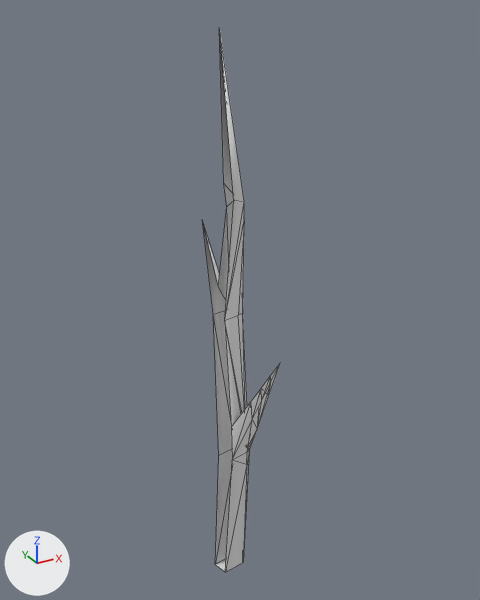
An edit to the glTF model Structures Plus/models/c90part_97b8e4a97f062e7dd6d63737.glb, drawn before and after from the same camera.
Rendered twice from a 50 mm lens placed at (-2.533, -3.877, 2.877), pointed at (-0.912, -0.93, 1.404). Arrows for +X, +Y and +Z are at lower left; the lights stay in place. The picture after the commit comes second. Mesh edges are drawn as thin lines. Vertices at exactly the same position are counted once.
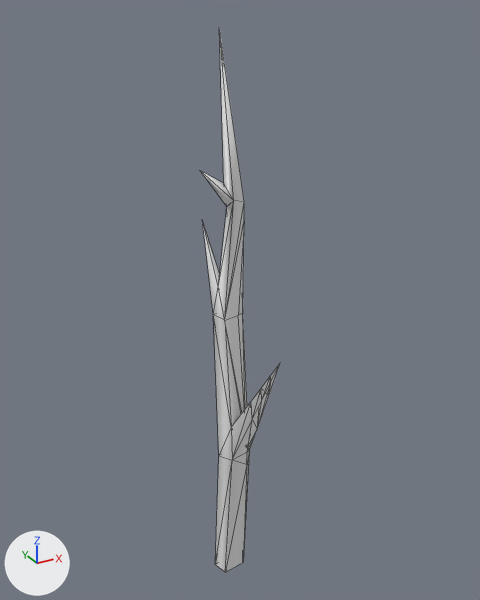
Changed parts and their boxes (x1, y1, x2, y2) in the pictures (480 x 600 px):
'Cube', reshaped
    before: (202, 28, 280, 572)
    after: (201, 28, 280, 572)
part 1 of me_mesh_0, added
    after: (201, 28, 233, 572)

The edits, one by one:
me_mesh_0 is used by ob_cube; location (0.0, 0.0, 0.0).
Verts and faces of me_mesh_0; kept vertices keep their numbers, new ones are numbered from 43.
Before the commit, vertices of me_mesh_0: 2 (-1.04, -1.0, 1.34) at pixel (224, 320), 3 (-1.06, -1.09, 0.71) at pixel (231, 427), 10 (-1.09, -1.06, -0.38) at pixel (225, 572), 13 (-1.12, -0.97, -0.38) at pixel (215, 564), 14 (-1.11, -1.03, 0.5) at pixel (218, 455).
Before the commit, vertices of me_mesh_0: 23 (-1.07, -0.92, 1.35) at pixel (213, 314), 24 (-1.05, -0.93, 1.51) at pixel (218, 286), 25 (-1.03, -1.01, 1.97) at pixel (226, 206), 27 (-1.02, -1.07, 2.01) at pixel (233, 200), 28 (-1.07, -0.8, 1.85) at pixel (202, 219).
Before the commit, vertices of me_mesh_0: 31 (-1.06, -1.11, 0.5) at pixel (232, 460), 41 (-1.05, -1.02, 2.09) at pixel (223, 183), 42 (-1.07, -1.03, 2.8) at pixel (219, 27).
me_mesh_0 had 43 vertices, 71 faces and spanned x -1.12..-0.79, y -1.17..-0.8, z -0.38..2.8.
me_mesh_0 now has 44 vertices, 84 faces and spans x -1.2..-0.79, y -1.17..-0.8, z -0.38..2.8.
Part 1, on me_mesh_0:
New vertex 43 is at (-1.2, -1.07, 2.18), pixel (199, 170).
New faces: (10, 31, 13), (3, 14, 31), (2, 24, 23), (23, 24, 28), (13, 31, 14), (27, 41, 43) (mat_trunk (white #e7e7e7)).
New faces: (25, 27, 43), (25, 43, 41), (2, 23, 3), (3, 23, 14), (27, 42, 41), (2, 27, 24) (mat_trunk (white #e7e7e7)).
New faces: (24, 27, 25) (mat_trunk (white #e7e7e7)).
